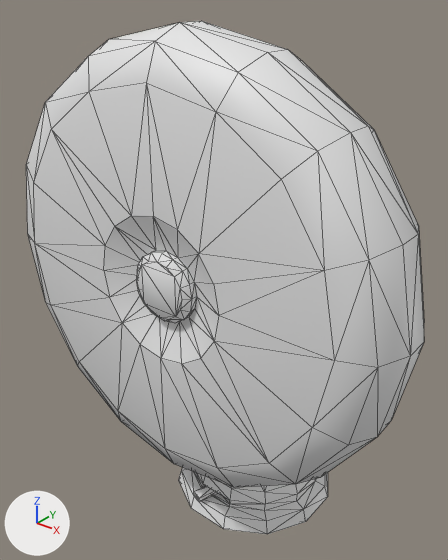
An edit to the FBX model Assets/NormalModels/dump_large_objects/dump_large_objects/fan.fbx, drawn before and after from the same camera.
Both versions are drawn from a 50 mm lens placed at (0.355, -3.764, 0.305), pointed at (-0.021, -3.293, 0.013). The lights are fixed; the arrows at lower left show +X, +Y and +Z. Mesh edges are drawn as thin lines.

The older version as bpy lines, for what is in view:
```python
me_cylinder_006 = bpy.data.meshes.new('Cylinder.006')
me_cylinder_006.from_pydata(...)  # 810 vertices, 1554 faces; spans x -0.22..0.22, y -0.108..0.153, z -0.283..0.265
me_cylinder_006.materials.append(mat_material)  # white #e7e7e7
ob_fan_low = bpy.data.objects.new('fan_low', me_cylinder_006)
ob_fan_low.location = (0.0, -3.307, 0.009)
```
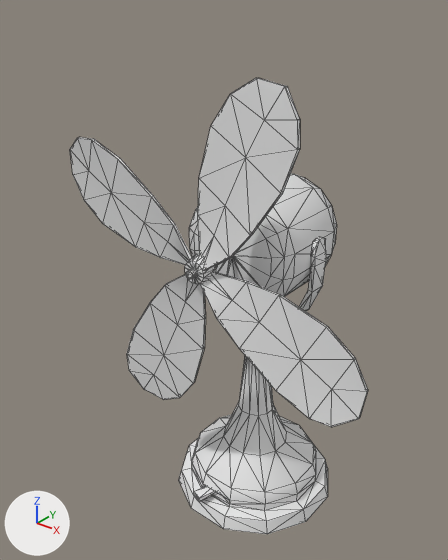
Edits to the bpy script that builds the scene:
```text
Change me_cylinder_006:
    where me_cylinder_006.from_pydata(...)  # 810 vertices, 1554 faces; spans x -0.22..0.22, y -0.108..0.153, z -0.283..0.265
    used by ob_fan_low; location = (0.0, -3.307, 0.009)
    me_cylinder_006 part 1: the loose piece of 160 vertices spanning x -0.22..0.22, y -0.108..-0.002, z -0.175..0.265 is deleted
```

What differs and where, as boxes [x1, y1, x2, y2] in the pictures (448 x 560 px):
'fan_low', reshaped (25% narrower, 11% shorter)
    before: [26, 21, 424, 534]
    after: [70, 78, 368, 534]
part 1 of me_cylinder_006, deleted
    before: [26, 21, 424, 488]
